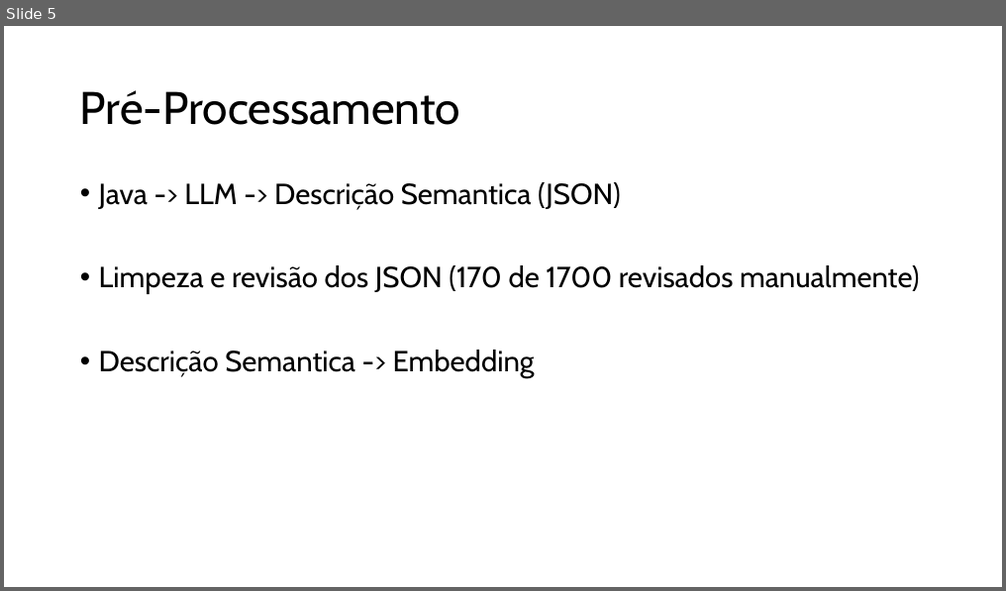
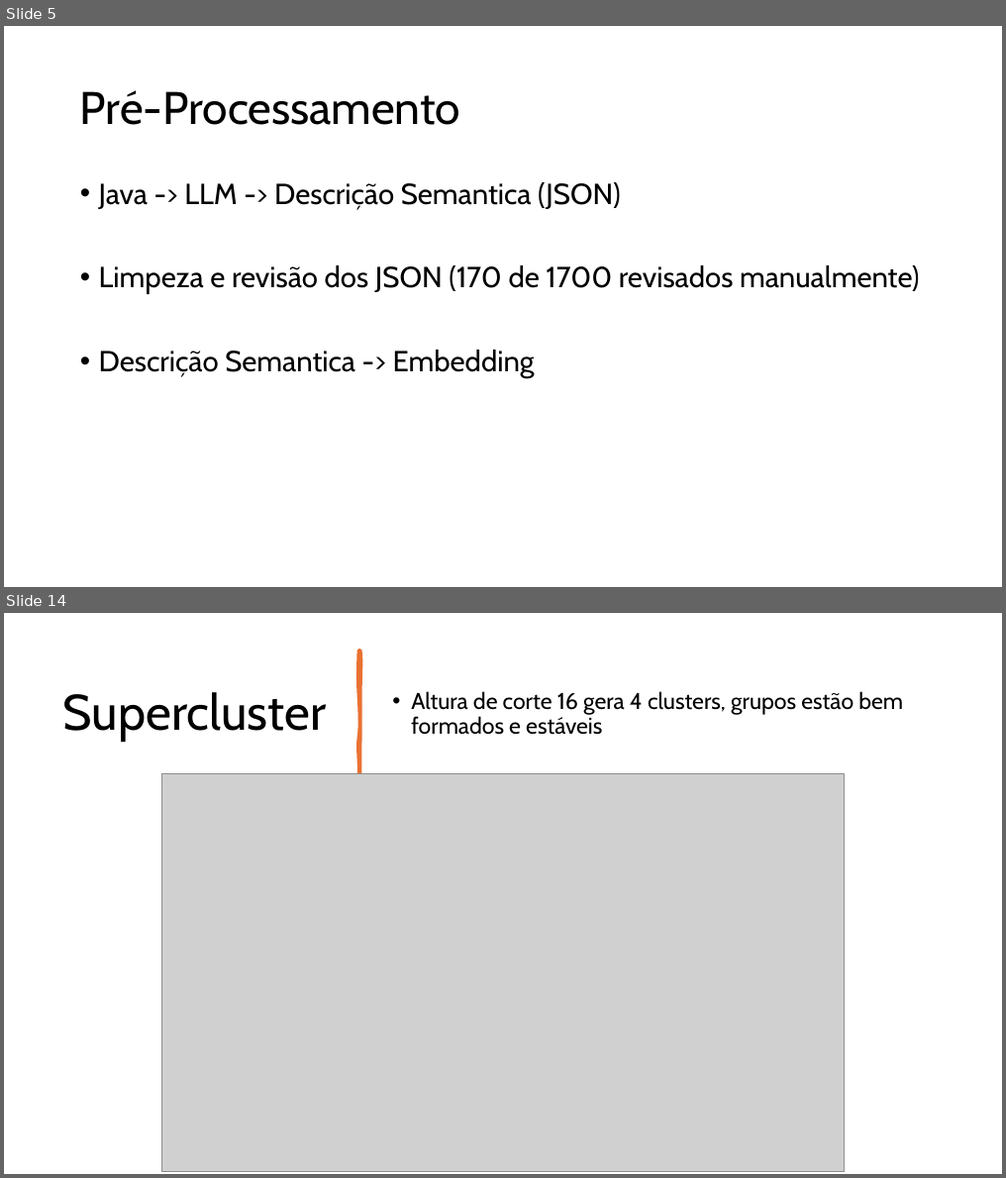
Before and after one commit to gilcesarf/imd3003-202502-projeto, a slide deck: CamelRouteEmbeddingAnalysis-Apresentacao.pptx. Shown one above the other, each under a label of ours: slide 5 before the commit, slides 5 and 14 after it; the slides between them are not shown. The pictures are 1006x591 and 1006x1178 pixels, drawn with LibreOffice and Linux fonts; fonts in the diff are those of the drawing; grey boxes stand for pictures. Boxes give left, top, right and bottom in pixels: in the first picture for what was removed or moved away, otherwise in the second. Text is boxed around its words. In the diff, an @@ line names an element or a change of style, - is before the commit and + after.

```diff
--- a/CamelRouteEmbeddingAnalysis-Apresentacao.pptx
+++ b/CamelRouteEmbeddingAnalysis-Apresentacao.pptx
@@ slide 14 added at (x1=4, y1=613, x2=1002, y2=1174), background #FFFFFF @@
@@ freeform shape added at (x1=358, y1=651, x2=360, y2=777), fill #E97132, outline #E97132 3.25 pt @@
@@ title added at (x1=63, y1=692, x2=327, y2=741), 48 pt, text #000000 @@
+Supercluster
@@ text added at (x1=411, y1=691, x2=903, y2=735), 22 pt, text #000000 @@
+• Altura de corte 16 gera 4 clusters, grupos estão bem formados e estáveis
@@ picture added at (x1=161, y1=774, x2=844, y2=1171) @@
```
Also in this commit, not shown: 5 slides changed, 5 other slides added, 1 slide removed, 1 other file.
